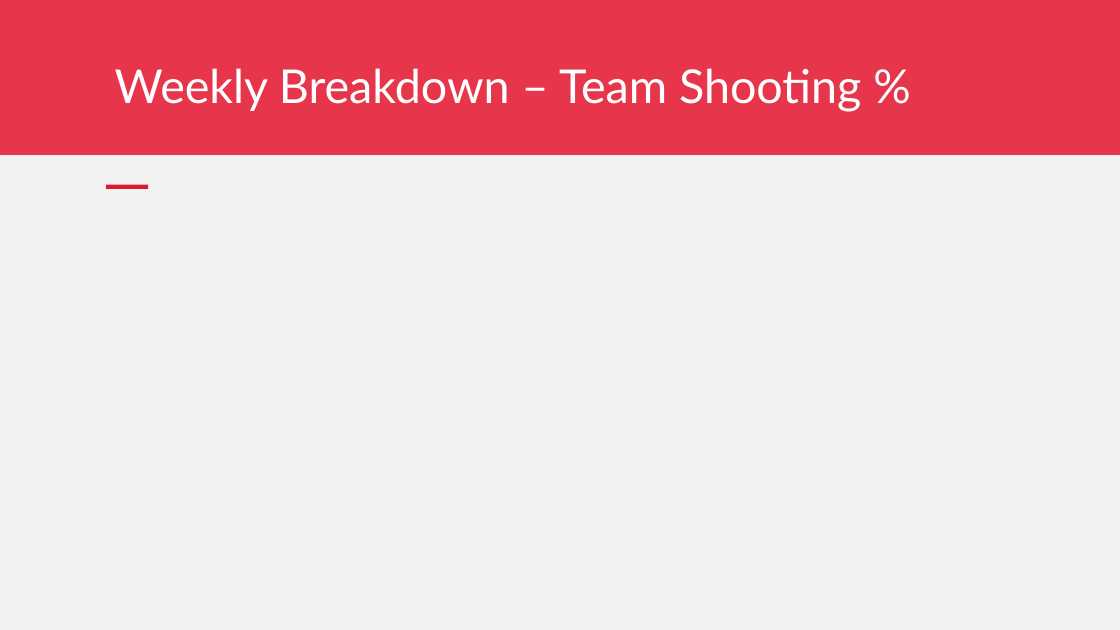
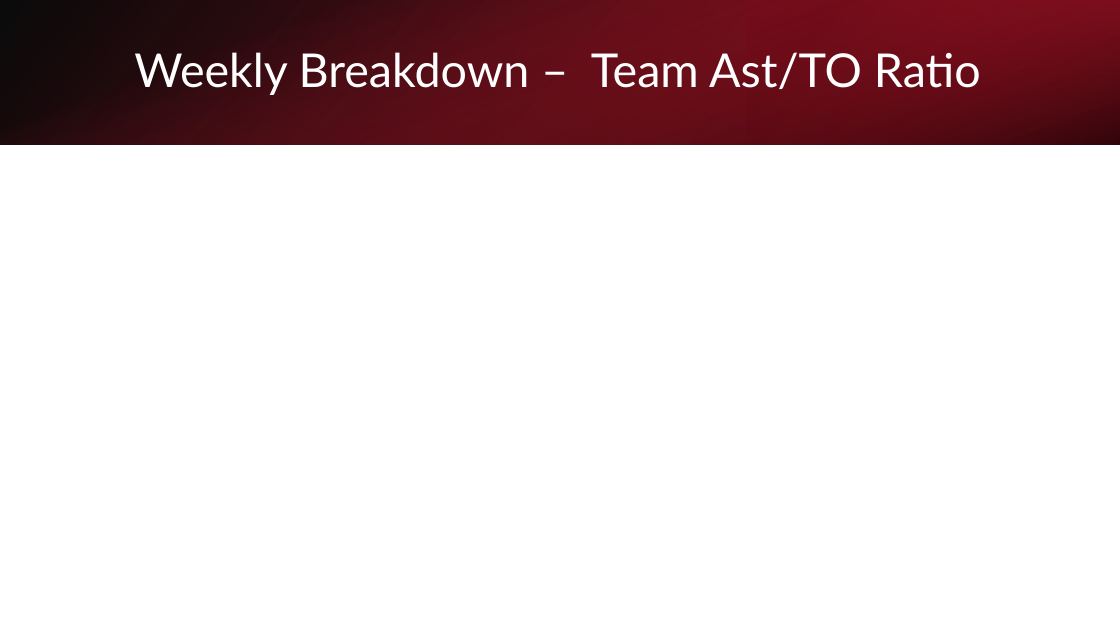
Before and after one commit to apurvis14/Jackson-Prep-Basketball-Analytics, a slide deck: slide 11 of Midseason Analytics Overview.pptx (slide 3 before the commit). Drawn at 1120x630 pixels with LibreOffice and Linux fonts; fonts in the diff are those of the drawing. Boxes give left, top, right and bottom in pixels: in the first picture for what was removed or moved away, otherwise in the second. Text is boxed around its words. In the diff, an @@ line names an element or a change of style, - is before the commit and + after.

```diff
--- a/Midseason Analytics Overview.pptx
+++ b/Midseason Analytics Overview.pptx
@@ rectangle at [0, 0, 1120, 145]: fill #E7354B to gradient #DA1A32 to #000000; rotation 0 to 90 degrees @@
@@ rectangle added at [0, 0, 1120, 145], fill gradient #000000 to #A31326 @@
@@ rectangle added at [747, 0, 1120, 145], fill gradient #6D0D19 to #DA1A32 @@
@@ title "Weekly Breakdown – Team Ast/TO ..." at [134, 52, 981, 95]: vertical alignment top to middle @@
@@ title at [134, 52, 981, 95]: text changed @@
-Weekly Breakdown – Team Shooting %
+Weekly Breakdown – Team Ast/TO Ratio
@@ rectangle removed at [0, 155, 1120, 630] @@
@@ rectangle removed at [107, 185, 149, 189] @@
```
Also in this commit, not shown: 1 other slide changed, 9 slides added, 1 slide removed, 4 other files.
